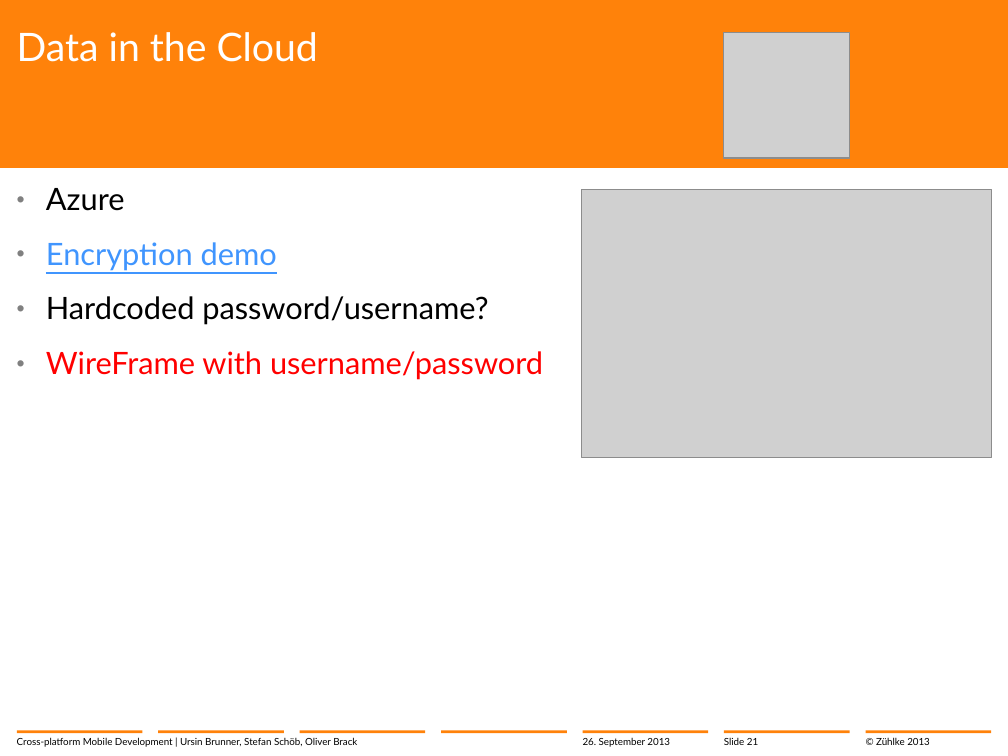
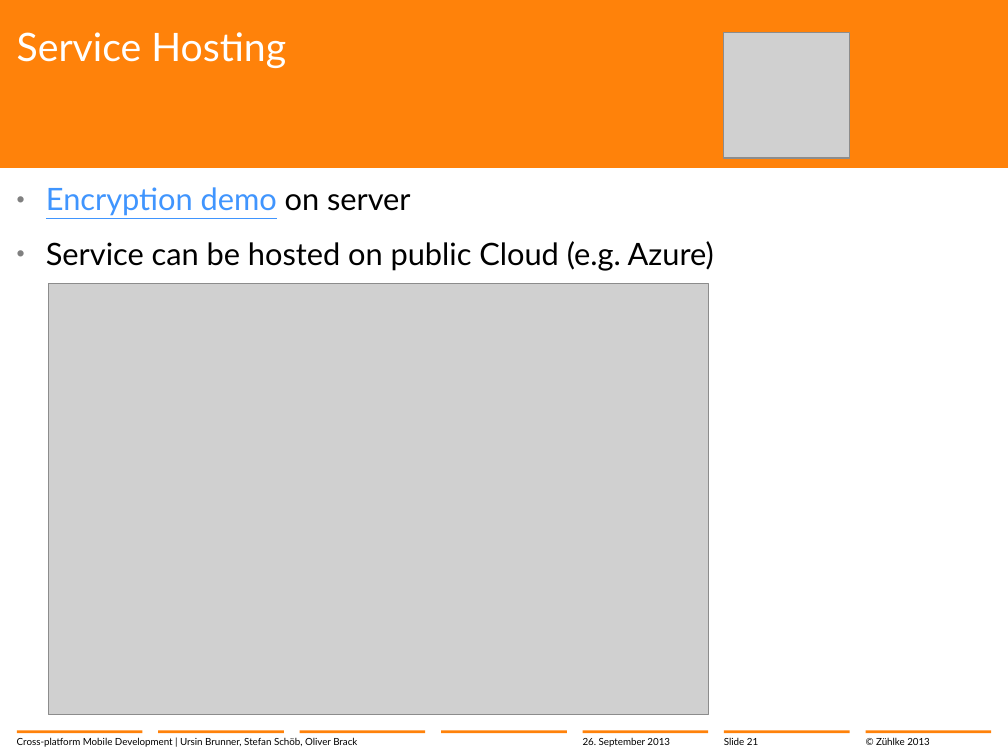
Before and after one commit to brunnurs/zxm, a slide deck: slide 21 of docs/13-09-26 Cross-platform mobile development with C#.pptx. Drawn at 1008x756 pixels with LibreOffice and Linux fonts; fonts in the diff are those of the drawing; grey boxes stand for pictures; background and template pictures are left out. Boxes give left, top, right and bottom in pixels: in the first picture for what was removed or moved away, otherwise in the second. Text is boxed around its words. In the diff, an @@ line names an element or a change of style, - is before the commit and + after.

```diff
--- a/docs/13-09-26 Cross-platform mobile development with C#.pptx
+++ b/docs/13-09-26 Cross-platform mobile development with C#.pptx
@@ title at bbox=[17, 32, 286, 68]: text changed @@
-Data in the Cloud
+Service Hosting
@@ text at bbox=[46, 187, 714, 271]: text changed @@
-  • Azure
-  • Encryption demo
-  • Hardcoded password/username?
-  • WireFrame with username/password
+  • Encryption demo on server
+  • Service can be hosted on public Cloud (e.g. Azure)
@@ picture: place and size @@
-picture at bbox=[582, 190, 992, 458]
+picture at bbox=[48, 283, 709, 715]
```
Also in this commit, not shown: 7 other slides changed, 1 slide added.
